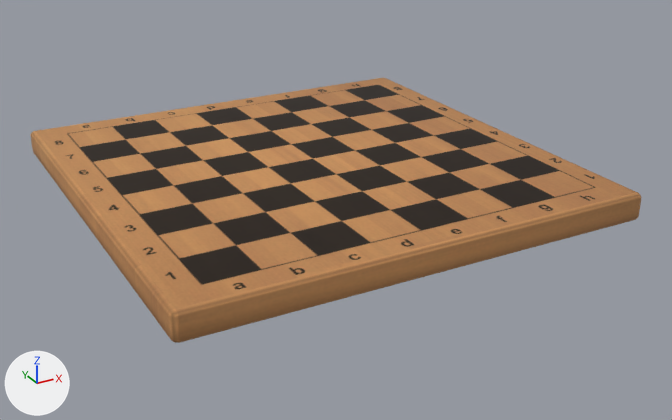
The OBJ model Modelos/Tablero.obj: old version first, new version second.
The view is the same before and after, from a 50 mm lens placed at (-40.5, -79.2, 34.7), pointed at (1.6, -2.7, -3.6). The lights are fixed; the arrows at lower left show +X, +Y and +Z. The picture after the commit comes second. Where no turn or scale is listed for an object, it has been applied to the vertices.
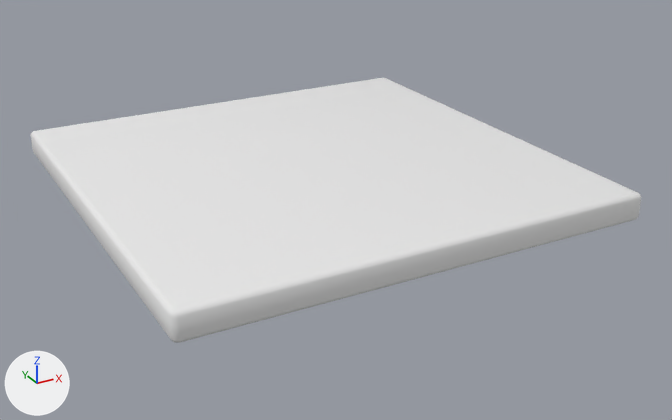
The newer file is also turned or shifted as a whole; pictures and numbers use the older file's frame.

Where the change shows, as pixel boxes (x1, y1, x2, y2) in the pictures (672 x 420 px):
'Cube', recoloured (orange to white): (31, 78, 642, 343) in both

The change, as a list of edits to the scene's bpy script:
```text
Add mat_none_001:
    mat_none_001 = principled_material('None.001')
    mat_none_001.base_color = (0.8, 0.8, 0.8)  # white #e7e7e7
    mat_none_001.roughness = 1.0
Change me_cube:
    where me_cube.from_pydata(...)  # 56 vertices, 54 faces; spans x -23.0..23.0, y -23.0..23.0, z -1.4..1.4
    remove me_cube.materials.append(mat_none)  # picture img_tablerodiffuse01_png
    add me_cube.materials.append(mat_none_001)  # white #e7e7e7
```
